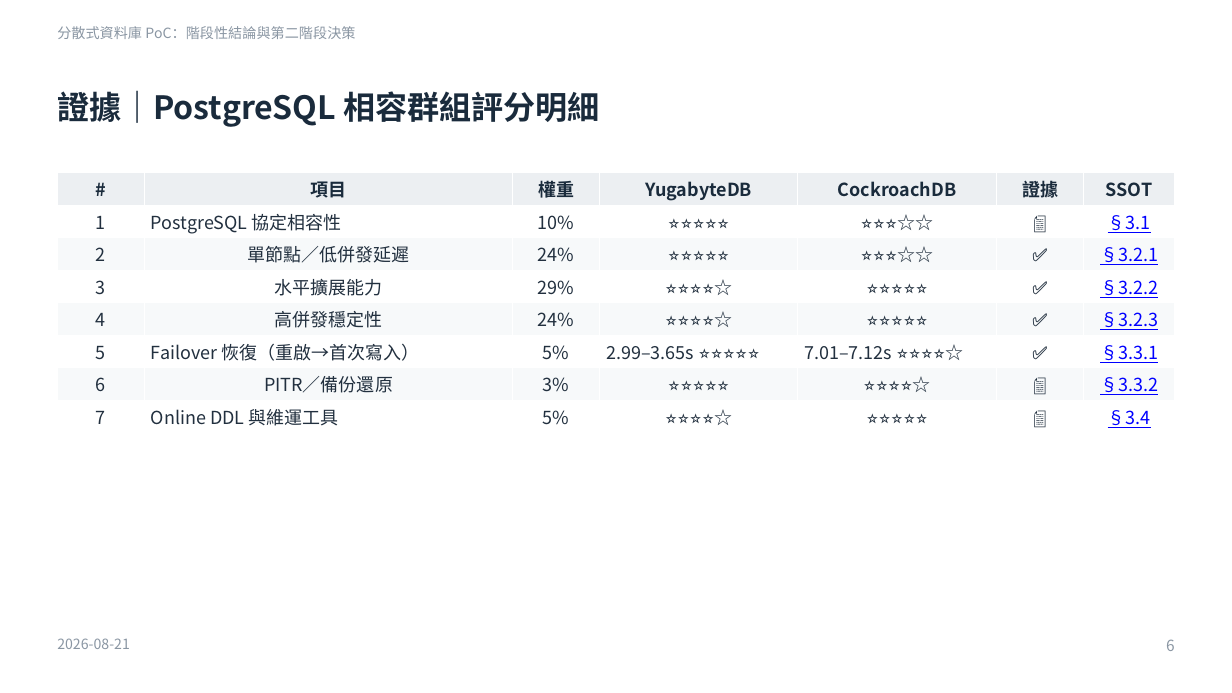
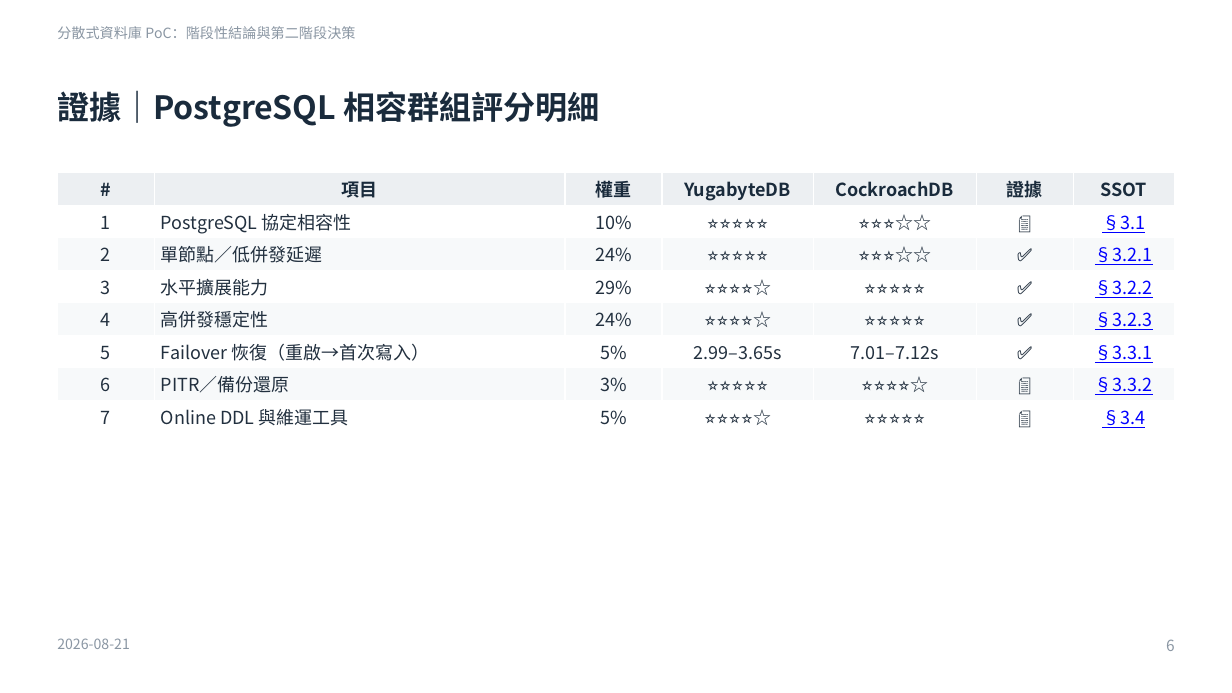
Before and after one commit to heavenruler/dba_career, a slide deck: slide 6 of poc/1_MeetingMinutes/0821_slide.pptx. Drawn at 1232x693 pixels with LibreOffice and Linux fonts; fonts in the diff are those of the drawing. Boxes give left, top, right and bottom in pixels: in the first picture for what was removed or moved away, otherwise in the second. Text is boxed around its words. In the diff, an @@ line names an element or a change of style, - is before the commit and + after.

```diff
--- a/poc/1_MeetingMinutes/0821_slide.pptx
+++ b/poc/1_MeetingMinutes/0821_slide.pptx
@@ table at [57,173,1175,433] @@
-row 6, column 4: 2.99–3.65s ⭐⭐⭐⭐⭐
+row 6, column 4: 2.99–3.65s
-row 6, column 5: 7.01–7.12s ⭐⭐⭐⭐☆
+row 6, column 5: 7.01–7.12s
@@ alignment centre to left @@
```
Also in this commit, not shown: 7 other slides changed, 2 other files.
